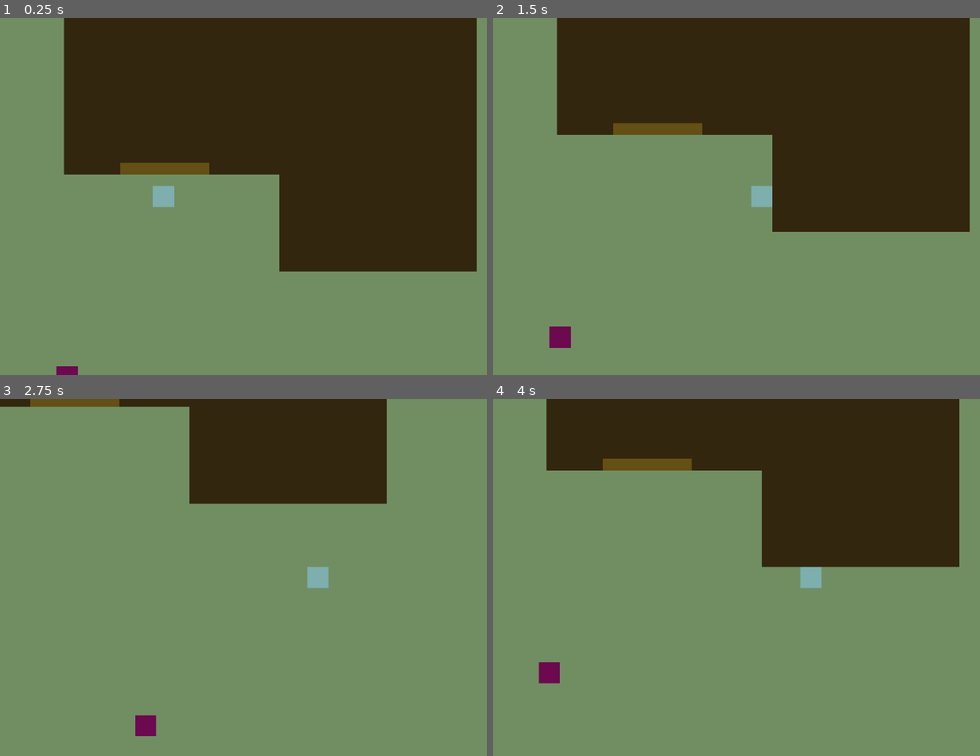
Above: before the commit, frames 1-4 (two rows, left to right).
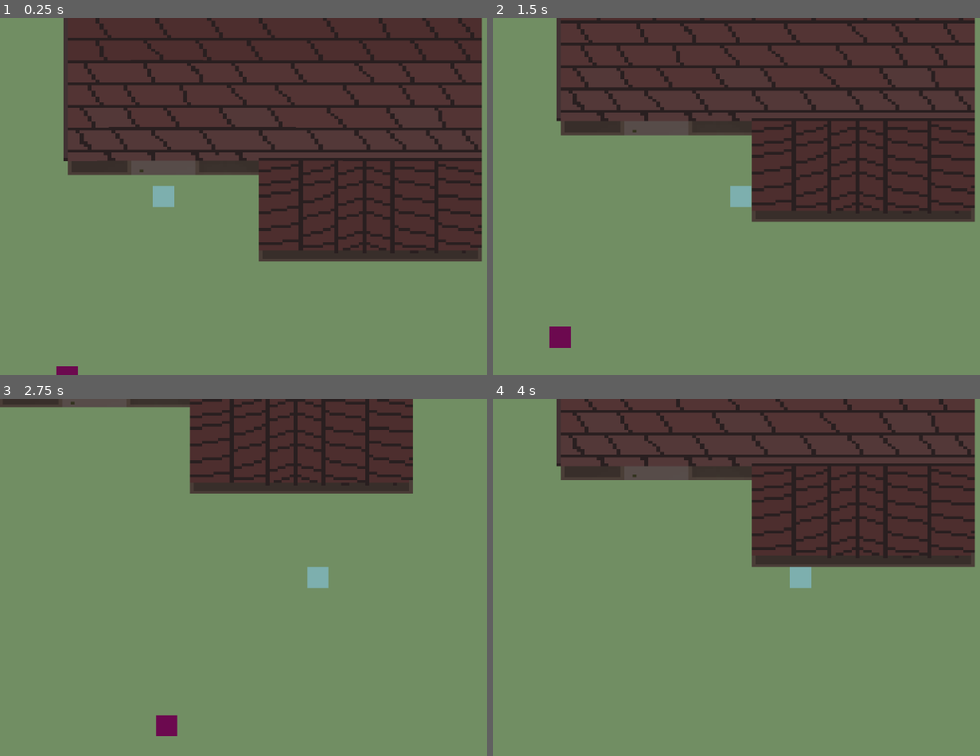
Above: after the commit, the same moments.

Repository: samclr/Alchemical-Child-GodotGame
Game: Godot game, scene res://Scenes/woods_scene.tscn
Two runs of this game, one before a commit and one after it. Both use one fixed random seed, a clock stepped at 60 frames per second and the inputs below. This scene is started directly instead of the project's main scene.
Inputs:
- Up to frame 1 (0.25 s): no input
- Up to frame 2 (1.5 s): tap Enter at 0.5 s; hold Right (ui_right) 0.53-1.28 s; hold Down (ui_down) from 1.28 s (still down)
- Up to frame 3 (2.75 s): release Down (ui_down) at 2.03 s; hold Right (ui_right) from 2.03 s (still down)
- Up to frame 4 (4 s): release Right (ui_right) at 2.78 s; hold Up (ui_up) 2.78-3.53 s; tap Space at 3.5 s; hold Left (ui_left) from 3.53 s (still down)

The runs differ from the first frame. In frame 1, 41% of the frame differs, in the area x 13-100%, y 0-72%; in frame 2, 33%; in frame 3, 12%; in frame 4, 26%.

Commit message:
Added Witch Hut Roof art

Diff:
--- /dev/null
+++ b/Scenes/witch_hut.tscn
@@ -0,0 +1,68 @@
+[gd_scene load_steps=5 format=3 uid="uid://lvb3tfo8pa40"]
+
+[ext_resource type="PackedScene" uid="uid://ffqb4d60gtpv" path="res://Elements/Player.tscn" id="1_2l5kk"]
+[ext_resource type="Script" path="res://Scenes/witch_hut_script.gd" id="1_f5dmp"]
+
+[sub_resource type="RectangleShape2D" id="RectangleShape2D_y6ibk"]
+size = Vector2(135, 74)
+
+[sub_resource type="RectangleShape2D" id="RectangleShape2D_nlgay"]
+size = Vector2(245.5, 108.5)
+
+[node name="WitchHut Scene" type="Node2D"]
+script = ExtResource("1_f5dmp")
+
+[node name="Black Background" type="Polygon2D" parent="."]
+position = Vector2(51, 12)
+scale = Vector2(11.57, 6.38)
+color = Color(0.0555622, 0.0654464, 0.0814065, 1)
+polygon = PackedVector2Array(0, 0, 100, 0, 100, 100, 0, 100)
+
+[node name="HutFloor" type="Polygon2D" parent="."]
+color = Color(0.198418, 0.150946, 0.0537691, 1)
+polygon = PackedVector2Array(279, 97, 902, 97, 902, 539, 604, 539, 604, 393, 279, 393)
+
+[node name="DoorHighlight" type="Polygon2D" parent="HutFloor"]
+color = Color(0.394025, 0.310095, 0.0818731, 1)
+polygon = PackedVector2Array(363, 393, 363, 375, 497, 375, 497, 393)
+
+[node name="Walls" type="StaticBody2D" parent="."]
+
+[node name="CollisionPolygon2D" type="CollisionPolygon2D" parent="Walls"]
+polygon = PackedVector2Array(278, 95, 278, 394, 364, 394, 363, 495, 499, 495, 497, 392, 605, 392, 605, 539, 902, 539, 902, 97, 279, 97, 279, 94, 912, 94, 912, 545, 250, 545, 264, 95)
+
+[node name="Player" parent="." instance=ExtResource("1_2l5kk")]
+position = Vector2(633, 323)
+
+[node name="BlackCovering at Door" type="Polygon2D" parent="."]
+color = Color(0.054902, 0.0627451, 0.0784314, 1)
+polygon = PackedVector2Array(364, 393, 363, 495, 499, 495, 497, 393)
+
+[node name="Door_Transition" type="Area2D" parent="."]
+position = Vector2(430, 445)
+
+[node name="CollisionShape2D" type="CollisionShape2D" parent="Door_Transition"]
+position = Vector2(0, 14)
+shape = SubResource("RectangleShape2D_y6ibk")
+
+[node name="Camera2D" type="Camera2D" parent="."]
+position = Vector2(591, 319)
+zoom = Vector2(1.2, 1.2)
+
+[node name="Bed" type="StaticBody2D" parent="."]
+
+[node name="Polygon2D" type="Polygon2D" parent="Bed"]
+position = Vector2(-7, -16)
+color = Color(0.371817, 5.62528e-07, 9.62615e-08, 1)
+polygon = PackedVector2Array(634, 426, 634, 534, 840, 534, 840, 426)
+
+[node name="Polygon2D2" type="Polygon2D" parent="Bed"]
+position = Vector2(-7, -16)
+polygon = PackedVector2Array(840, 426, 879, 426, 879, 534, 840, 534)
+
+[node name="CollisionShape2D" type="CollisionShape2D" parent="Bed"]
+position = Vector2(749.25, 463.75)
+shape = SubResource("RectangleShape2D_nlgay")
+debug_color = Color(0, 0, 0.47451, 0.419608)
+
+[connection signal="body_entered" from="Door_Transition" to="." method="_on_door_transition_body_entered"]
--- a/Scenes/woods_scene.tscn
+++ b/Scenes/woods_scene.tscn
@@ -1,8 +1,9 @@
-[gd_scene load_steps=5 format=3 uid="uid://bv4xgnbq6dmm1"]
+[gd_scene load_steps=6 format=3 uid="uid://bv4xgnbq6dmm1"]
 
 [ext_resource type="PackedScene" uid="uid://ffqb4d60gtpv" path="res://Elements/Player.tscn" id="1_6sonu"]
 [ext_resource type="Script" path="res://Scenes/woods_scene_script.gd" id="1_q0xkb"]
 [ext_resource type="PackedScene" uid="uid://dwqb4ke3j22bv" path="res://Elements/npcs/runningNPC.tscn" id="3_kexi2"]
+[ext_resource type="Texture2D" uid="uid://cer138u3f5mcf" path="res://Scenes/WitchHut/WitchHutRoof1.png" id="4_7cky2"]
 
 [sub_resource type="RectangleShape2D" id="RectangleShape2D_4o0ui"]
 size = Vector2(146, 54)
@@ -13,21 +14,6 @@
 [node name="temporary_grass" type="Polygon2D" parent="."]
 color = Color(0.445271, 0.558744, 0.391258, 1)
 polygon = PackedVector2Array(0, 0, 2000, 0, 2000, 1500, 0, 1500)
-
-[node name="Witch_Hut_Collision" type="StaticBody2D" parent="."]
-
-[node name="CollisionPolygon2D" type="CollisionPolygon2D" parent="Witch_Hut_Collision"]
-polygon = PackedVector2Array(97, 29, 97, 325, 182, 325, 182, 266, 316, 266, 316, 325, 422, 325, 422, 471, 720, 471, 720, 29)
-
-[node name="Witch_Hut" type="Polygon2D" parent="."]
-position = Vector2(-182, -68)
-color = Color(0.2, 0.14902, 0.054902, 1)
-polygon = PackedVector2Array(279, 97, 902, 97, 902, 539, 604, 539, 604, 393, 279, 393)
-
-[node name="DoorHighlight" type="Polygon2D" parent="."]
-position = Vector2(-181, -68)
-color = Color(0.394025, 0.310095, 0.0818731, 1)
-polygon = PackedVector2Array(363, 393, 363, 375, 497, 375, 497, 393)
 
 [node name="Player" parent="." instance=ExtResource("1_6sonu")]
 position = Vector2(247, 358)
@@ -40,13 +26,6 @@
 limit_right = 2000
 limit_bottom = 1500
 
-[node name="Woods_to_Witch_Transition" type="Area2D" parent="."]
-
-[node name="CollisionShape2D" type="CollisionShape2D" parent="Woods_to_Witch_Transition"]
-position = Vector2(249, 281)
-shape = SubResource("RectangleShape2D_4o0ui")
-debug_color = Color(1, 1, 1, 0.42)
-
 [node name="RunningNPC" parent="." instance=ExtResource("3_kexi2")]
 position = Vector2(101, 631)
 rotation = 3.14159
@@ -56,4 +35,26 @@
 position = Vector2(356, 807)
 node_id = "human"
 
+[node name="WitchHutRoof" type="Sprite2D" parent="."]
+position = Vector2(-23, 267)
+scale = Vector2(5.85092, 4.19587)
+
+[node name="WitchHutRoof1" type="Sprite2D" parent="."]
+position = Vector2(412, 228)
+scale = Vector2(6.01429, 4.23611)
+texture = ExtResource("4_7cky2")
+
+[node name="Witch_Hut_Collision" type="StaticBody2D" parent="."]
+
+[node name="CollisionPolygon2D" type="CollisionPolygon2D" parent="Witch_Hut_Collision"]
+position = Vector2(6, -15)
+polygon = PackedVector2Array(91, 16, 98, 340, 191, 339, 192, 265, 286, 265, 290, 339, 384, 340, 385, 472, 722, 471, 721, 15)
+
+[node name="Woods_to_Witch_Transition" type="Area2D" parent="."]
+
+[node name="CollisionShape2D" type="CollisionShape2D" parent="Woods_to_Witch_Transition"]
+position = Vector2(249, 281)
+shape = SubResource("RectangleShape2D_4o0ui")
+debug_color = Color(1, 1, 1, 0.42)
+
 [connection signal="body_entered" from="Woods_to_Witch_Transition" to="." method="_on_woods_to_witch_transition_body_entered"]
Binary file added: Scenes/WitchHut/WitchHutRoof1.png
Not shown, added: Scenes/WitchHut/WitchHutRoof1.png.import
